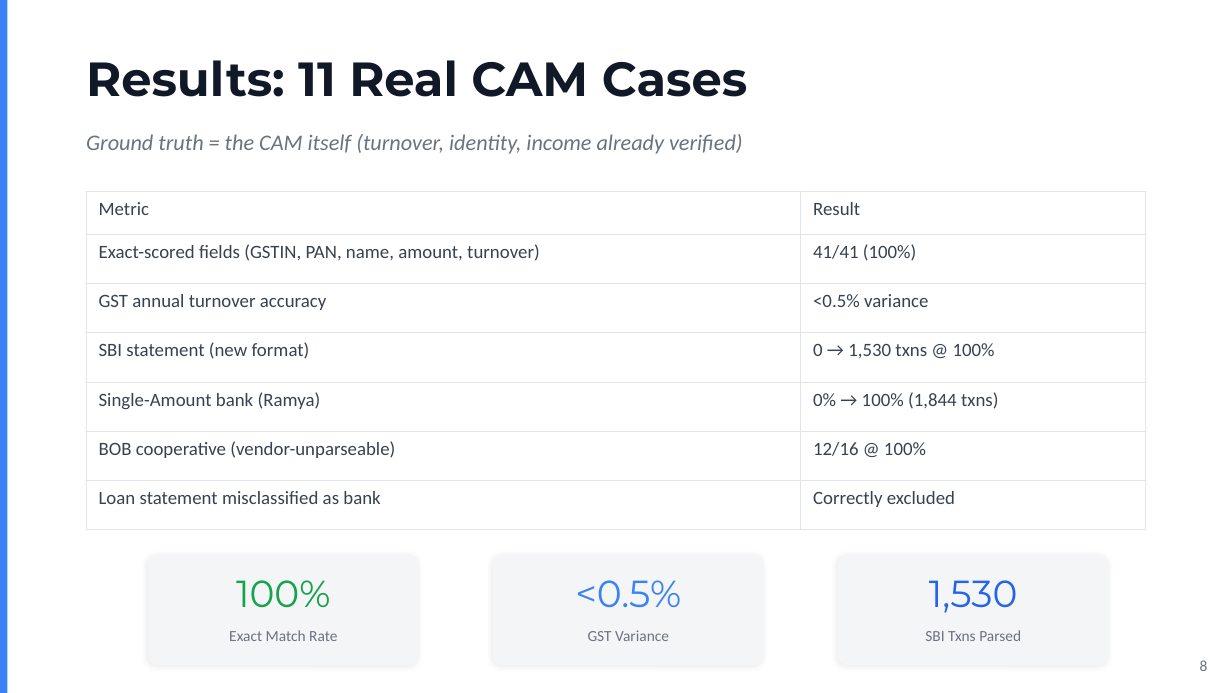
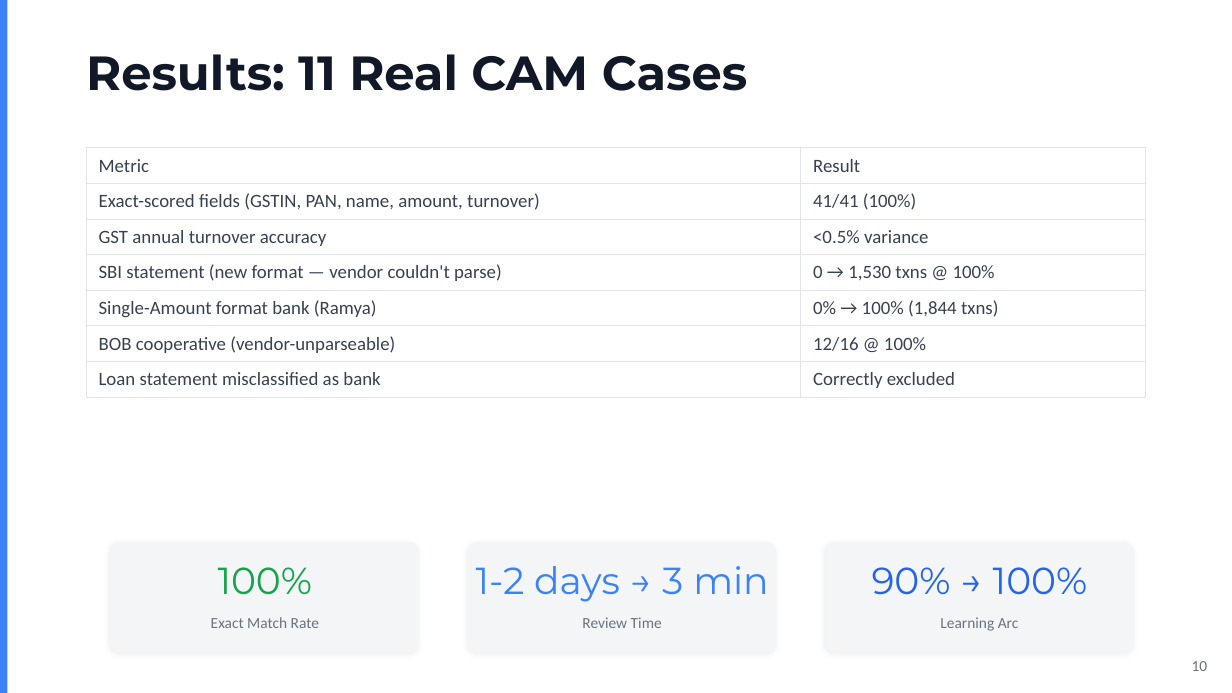
Before and after one commit to Ritik-slice/EDL-PORTAL, a slide deck: slide 10 of presentation/Slice3.0_EDL_Copilot.pptx (slide 8 before the commit). Drawn at 1232x693 pixels with LibreOffice and Linux fonts; fonts in the diff are those of the drawing. Boxes give left, top, right and bottom in pixels: in the first picture for what was removed or moved away, otherwise in the second. Text is boxed around its words. In the diff, an @@ line names an element or a change of style, - is before the commit and + after.

```diff
--- a/presentation/Slice3.0_EDL_Copilot.pptx
+++ b/presentation/Slice3.0_EDL_Copilot.pptx
@@ text "Results: 11 Real CAM Cases": place and size @@
-text "Results: 11 Real CAM Cases" at (86,60,747,97)
+text "Results: 11 Real CAM Cases" at (86,54,747,91)
@@ table at (86,148,1146,392) @@
-row 4, column 1: SBI statement (new format)
+row 4, column 1: SBI statement (new format — vendor couldn't parse)
-row 5, column 1: Single-Amount bank (Ramya)
+row 5, column 1: Single-Amount format bank (Ramya)
@@ table: place and size @@
-table at (86,191,1146,511)
+table at (86,148,1146,392)
@@ text removed at (86,134,743,154) @@
-Ground truth = the CAM itself (turnover, identity, income already verified)
@@ text "100%": place and size @@
-text "100%" at (236,580,330,608)
+text "100%" at (218,567,312,595)
@@ rounded rectangle: place and size @@
-rounded rectangle at (148,554,419,665)
+rounded rectangle at (111,542,419,653)
@@ rounded rectangle: place and size @@
-rounded rectangle at (493,554,764,665)
+rounded rectangle at (468,542,776,653)
@@ text added at (476,566,768,602), 22 pt, text #3B82F6 @@
+1-2 days → 3 min
@@ rounded rectangle: place and size @@
-rounded rectangle at (838,554,1109,665)
+rounded rectangle at (825,542,1133,653)
@@ text added at (872,567,1088,595), 22 pt, text #2563EB @@
+90% → 100%
@@ text "Exact Match Rate": place and size @@
-text "Exact Match Rate" at (229,630,337,641)
+text "Exact Match Rate" at (211,617,319,628)
@@ text at (582,617,662,628): text changed; size 22 to 9 pt; font Montserrat to Calibri; text colour #3B82F6 to #6B7280 @@
-<0.5%
+Review Time
@@ text at (940,617,1019,631): text changed; size 22 to 9 pt; font Montserrat to Calibri; text colour #2563EB to #6B7280 @@
-1,530
+Learning Arc
@@ text removed at (588,630,669,641) @@
-GST Variance
@@ text removed at (925,630,1021,641) @@
-SBI Txns Parsed
@@ text at (1192,661,1208,671): text changed @@
-8
+10
```
Also in this commit, not shown: 4 other slides changed, 10 slides added, 10 slides removed, 1 other file.
